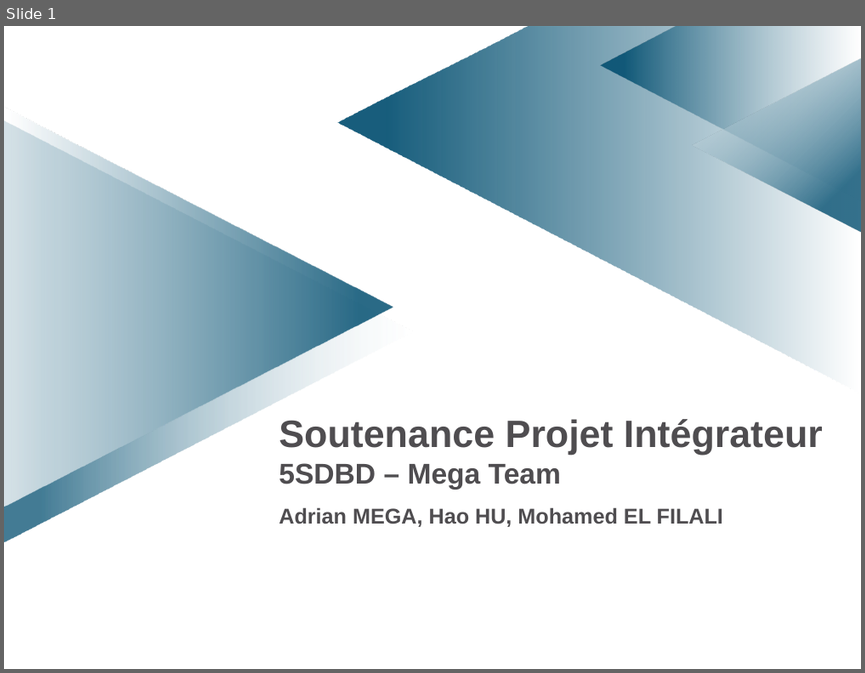
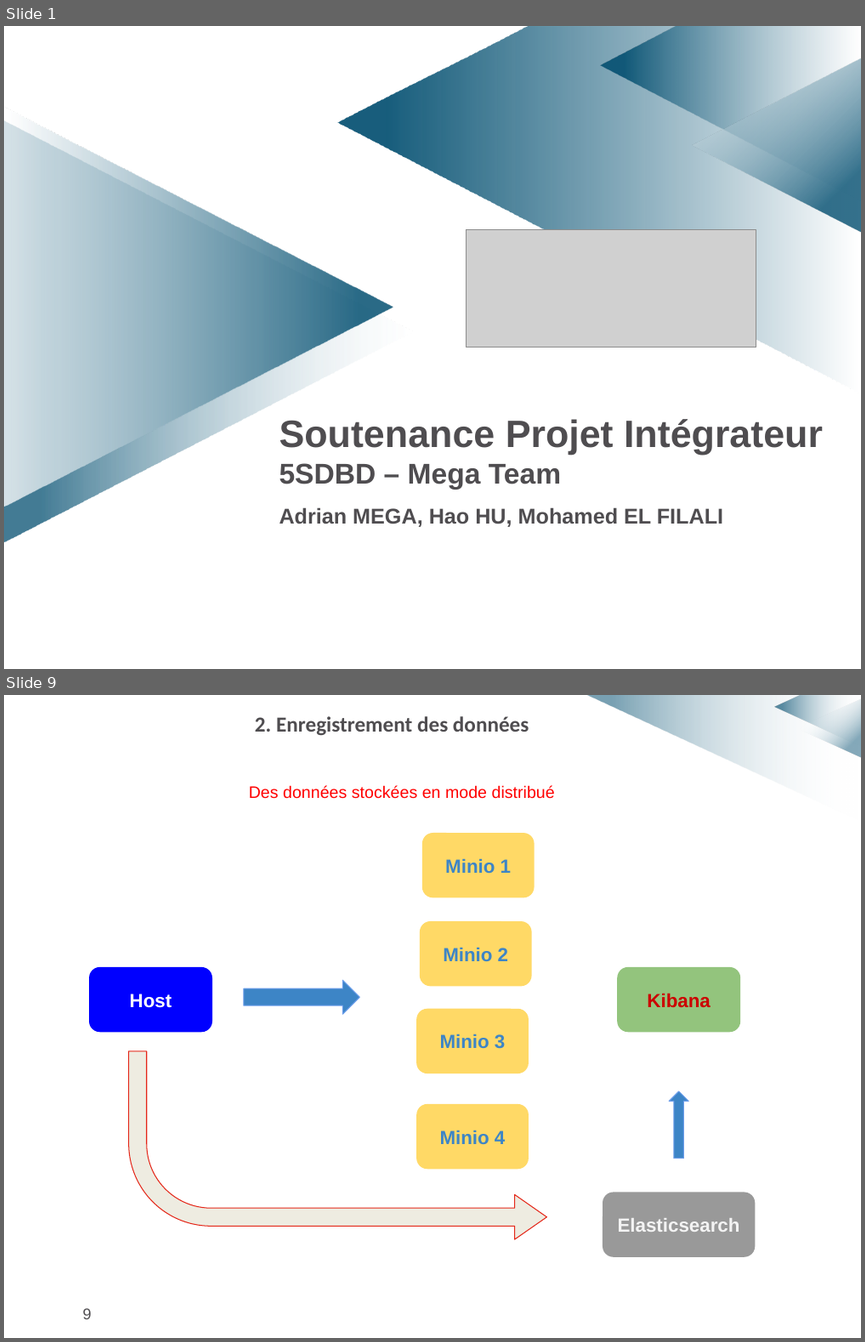
Before and after one commit to elfilalime/images_classification, a slide deck: docs/5sdbd-integrateur-presentation.pptx. Shown one above the other, each under a label of ours: slide 1 before the commit, slides 1 and 9 after it; the slides between them are not shown. The pictures are 865x673 and 865x1342 pixels, drawn with LibreOffice and Linux fonts; fonts in the diff are those of the drawing; grey boxes stand for pictures; background and template pictures are left out. Boxes give left, top, right and bottom in pixels: in the first picture for what was removed or moved away, otherwise in the second. Text is boxed around its words. In the diff, an @@ line names an element or a change of style, - is before the commit and + after.

```diff
--- a/docs/5sdbd-integrateur-presentation.pptx
+++ b/docs/5sdbd-integrateur-presentation.pptx
@@ slide 9 added at [4,695,861,1338], background #FFFFFF @@
@@ text added at [255,716,528,736], 18 pt, text #4F4D50, bold @@
+2. Enregistrement des données
@@ freeform shape added at [585,695,861,821], fill gradient #FFFFFF to #004D6F @@
@@ freeform shape added at [775,696,860,746], fill gradient #FFFFFF to #004D6F @@
@@ triangle added at [797,699,861,757], fill gradient #FFFFFF to #004D6F @@
@@ text added at [249,785,555,799], 14 pt, text #FF0000 @@
+Des données stockées en mode distribué
@@ rounded rectangle added at [89,967,212,1032], fill #0000FF, 16 pt, text #FFFFFF, bold @@
+Host
@@ group added at [244,833,534,1168]: 4 rounded rectangles, 1 up arrow @@
+Minio 1
+Minio 4
+Minio 2
+Minio 3
@@ group added at [128,967,755,1257]: 2 rounded rectangles, 1 bent arrow, 1 up arrow @@
+Elasticsearch
+Kibana
@@ page number added at [83,1308,92,1319], 13 pt, text #4F4D50 @@
+9
@@ slide 1 changed as well @@
@@ triangle at [692,57,861,233]: proportions changed @@
@@ picture added at [466,230,756,347] @@
```
Also in this commit, not shown: 18 other slides added, 1 slide removed, 3 other files.
